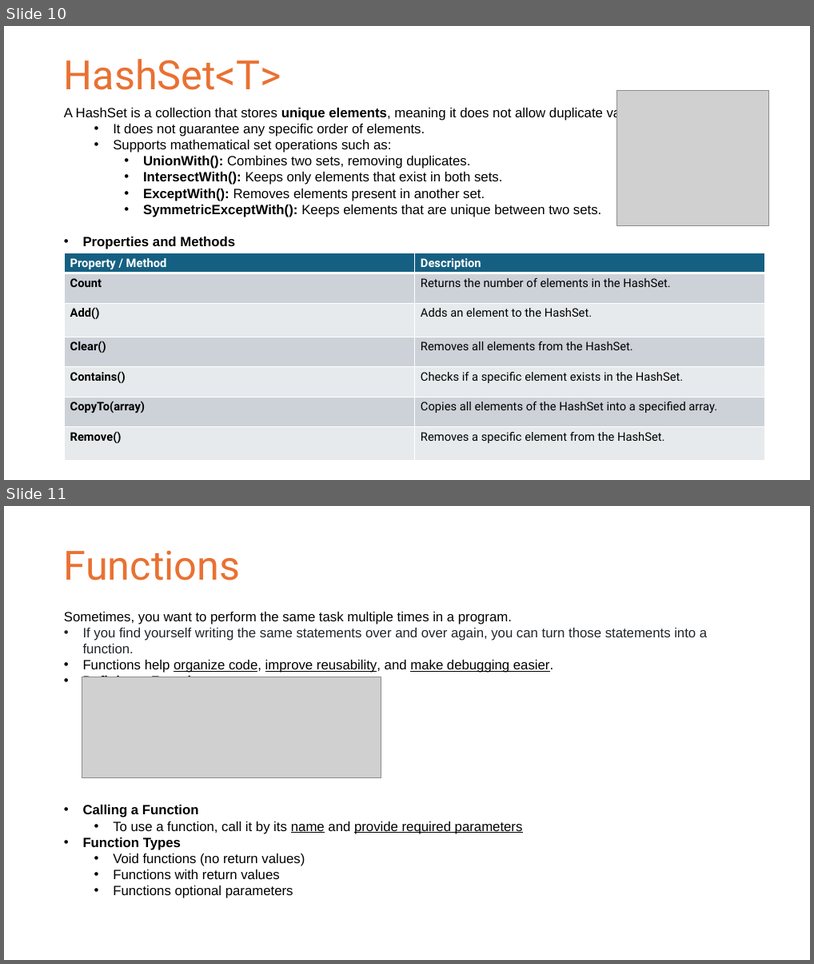
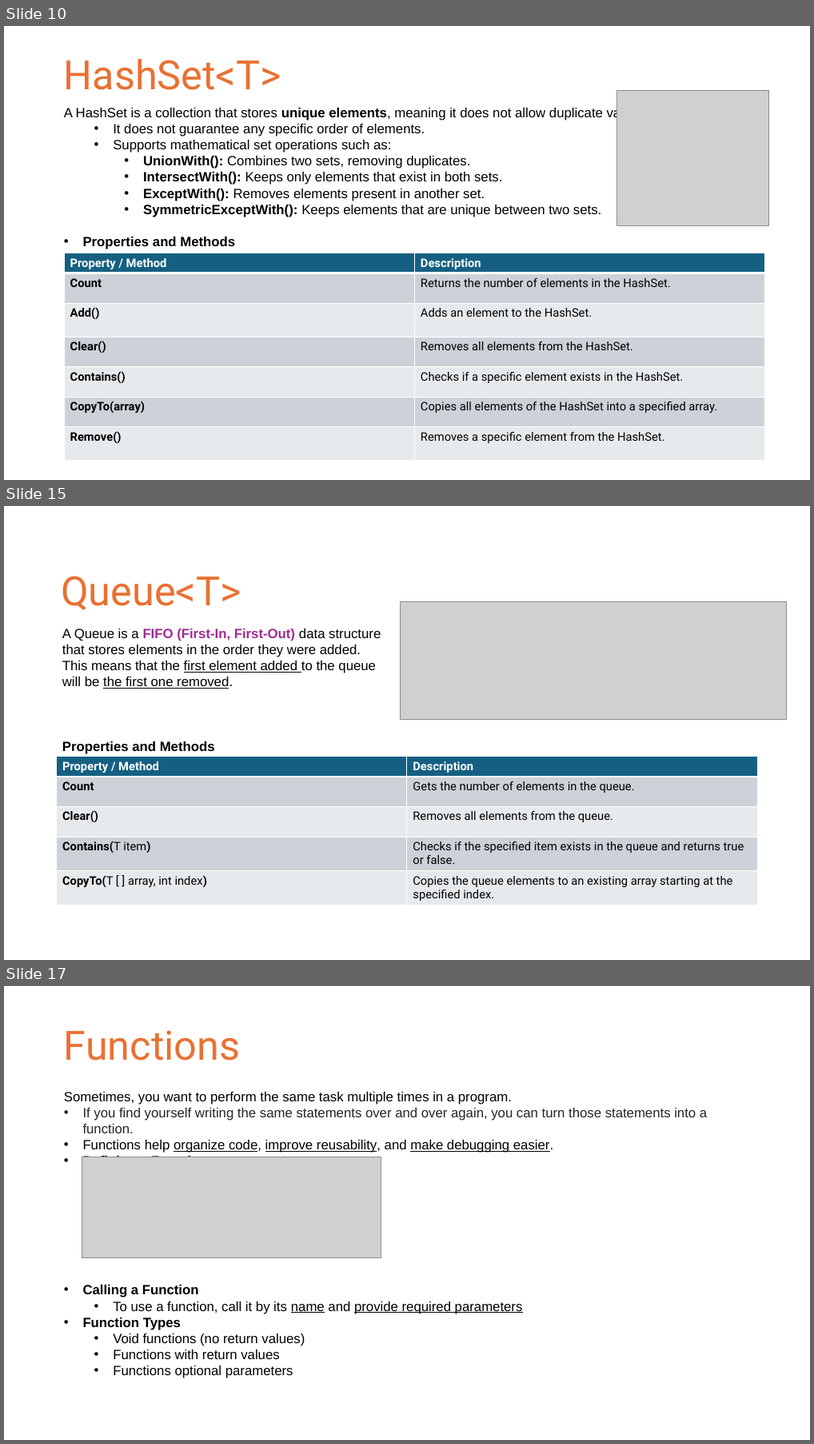
Before and after one commit to doolino/Unity_Tutorial_Spring_2025, a slide deck: Week2/Week2_Slides.pptx. Shown one above the other, each under a label of ours: slides 10 and 11 before the commit, slides 10, 15 and 17 after it; the slides between them are not shown. The pictures are 814x964 and 814x1444 pixels, drawn with LibreOffice and Linux fonts; fonts in the diff are those of the drawing; grey boxes stand for pictures. Boxes give left, top, right and bottom in pixels: in the first picture for what was removed or moved away, otherwise in the second. Text is boxed around its words. In the diff, an @@ line names an element or a change of style, - is before the commit and + after.

```diff
--- a/Week2/Week2_Slides.pptx
+++ b/Week2/Week2_Slides.pptx
@@ slide 15 added at [4,506,810,960], background #FFFFFF @@
@@ text added at [61,576,241,610], 48 pt, text #E97132 @@
+Queue<T>
@@ picture added at [400,601,787,720] @@
@@ text added at [62,628,381,754], 16 pt, text #000000 @@
+A Queue is a FIFO (First-In, First-Out) data structure that stores elements in the order they were added.
+This means that the first element added to the queue will be the first one removed.
+Properties and Methods
@@ table added at [57,756,758,905], 5 rows, 2 columns @@
+Property / Method | Description
+Count | Gets the number of elements in the queue.
+Clear() | Removes all elements from the queue.
+Contains(T item) | Checks if the specified item exists in the queue and returns true or false.
+CopyTo(T [ ] array, int index) | Copies the queue elements to an existing array starting at the specified index.
@@ what was slide 11 is now slide 17 @@
```
Also in this commit, not shown: 1 slide changed, 5 other slides added.
